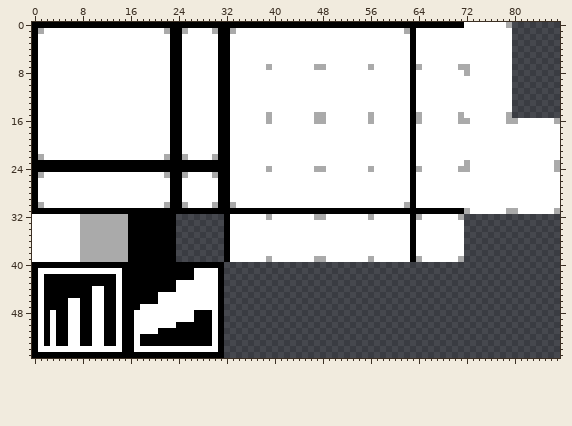
File history of a sprite sheet, textures/wip_tiles1.png. The first picture shows the starting point.
The file is 88x56 pixels.
The result:
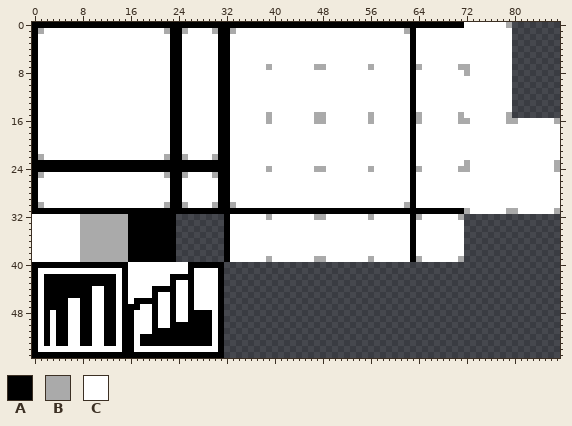
Palette (. is transparent): A #000000  B #aaaaaa  C #ffffff
Diff:
Colour A replaces colour C in rows 43 to 44 at x 26; in rows 45 to 46 at x 23 and 26; in rows 47 to 49 at x 20, 23 and 26; in row 50 at x 20 and 23; in row 51 at x 20.
Colour C replaces colour A in rows 40 to 41 at x 16 to 25; in rows 42 to 43 at x 16 to 22; in rows 44 to 45 at x 16 to 19; in row 46 at x 16.
Where, in picture pixels (left, top, right, bottom), the same in both pictures:
changed: (128, 262, 194, 334)
